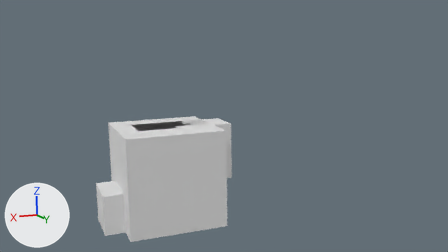
An edit to the Blender file blends/Retaining_wall.blend, drawn before and after from the same camera.
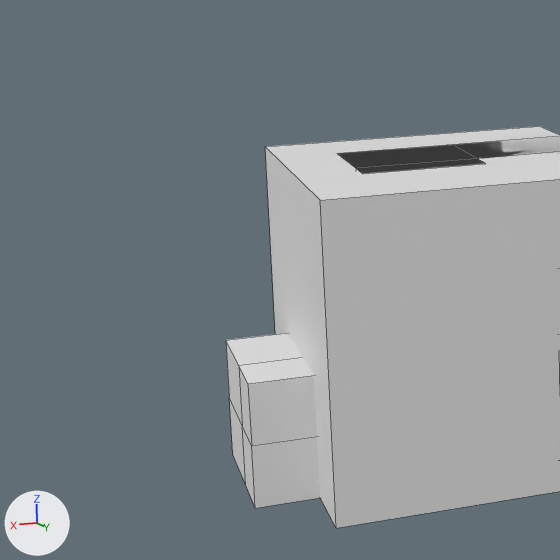
Each version appears first from the file's camera 'Camera', and next in a close-up on the part from 6% to 45% of the width and 30% to 100% of the height. Every picture has the same lights, and +X, +Y and +Z are marked at lower left. The close-ups show mesh edges as thin lines. The same objects are shown in both versions, whatever each file hides. Materials are left out; every surface is plain grey.

Objects in the first close-up: 'Adaridge_m_b', 'BoundingBox'.
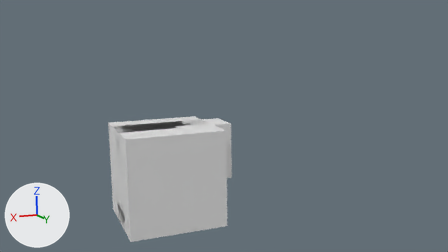
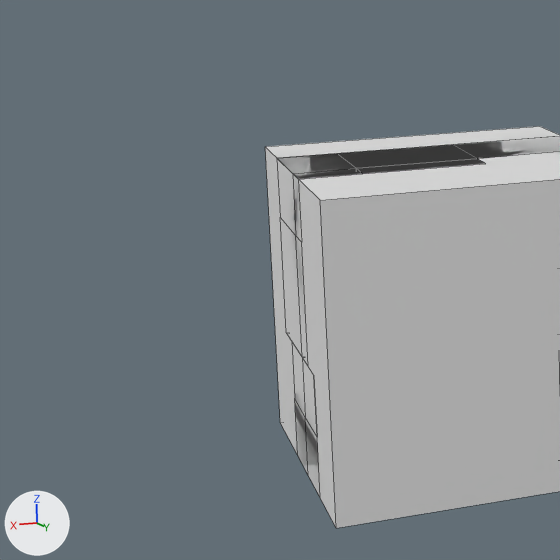
Where the newer file only moved an object's origin or applied its transform, the numbers keep the older frame.

Boxes (x1, y1, x2, y2) around the edits, measured in the close-ups (560 x 560 px):
'Adaridge_m_b', reshaped
    before: (226, 136, 560, 508)
    after: (277, 136, 560, 495)
part 1 of me_cube_004, built on
    before: (226, 168, 365, 508)
    after: (277, 154, 365, 495)

What the commit changed:
me_cube_004 is used by ob_adaridge_m_b; location (0.0, 0.2, 0.0).
me_cube_004 had 57 vertices, 42 faces and spanned x -0.7..0.7, y -0.451..0.049, z -0.5..0.5.
me_cube_004 now has 78 vertices, 55 faces, 1 loose edge and spans x -0.7..0.5, y -0.451..0.049, z -0.5..0.5.
Part 1, on me_cube_004:
11 vertices are removed from x -0.3..0.7, y -0.451..0.049, z -0.5..0.3.
17 faces are deleted.
2 vertices move from x 0.7, y -0.151..0.049, z -0.1 to x 0.5, y -0.151..0.049, z -0.1.
21 vertices are added at x -0.3..0.5, y -0.451..0.049, z -0.5..0.5.
6 new vertices lie (0.2, 0.0, 0.0) away from vertices in x 0.3, y -0.451..0.049, z -0.5..0.5.
5 new vertices lie (0.4, 0.0, 0.0) away from vertices in x -0.1, y -0.151..-0.051, z -0.1..0.5.
1 loose edge is added.
30 new faces join them.
